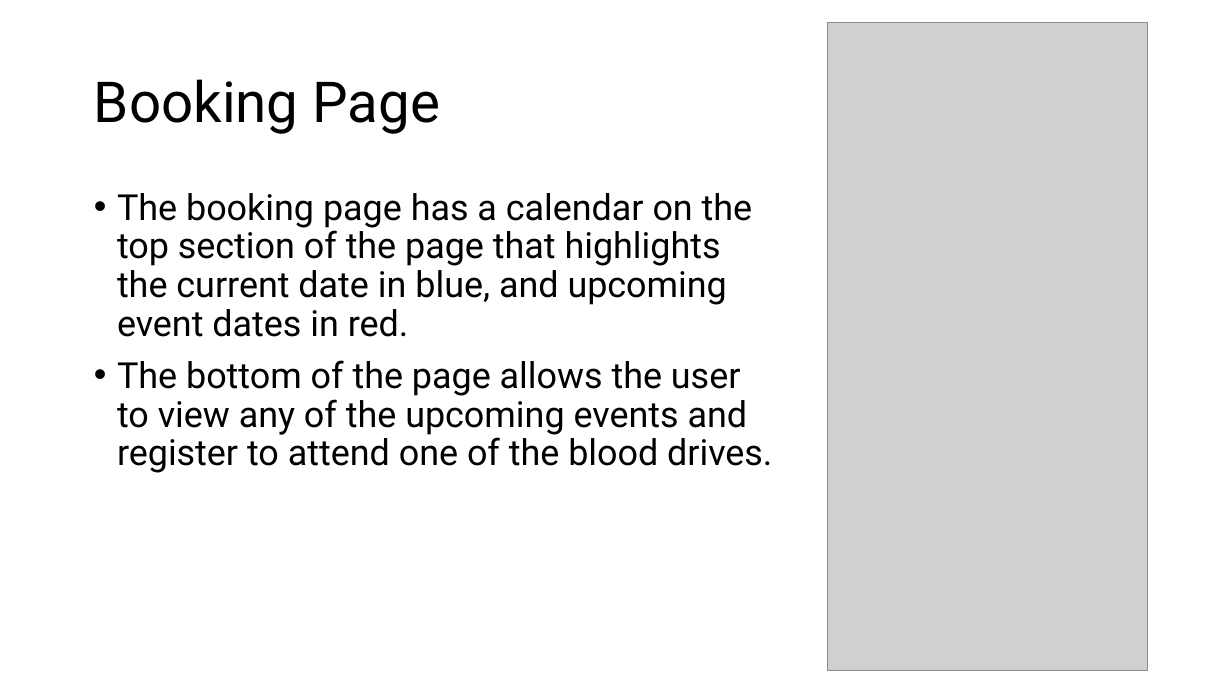
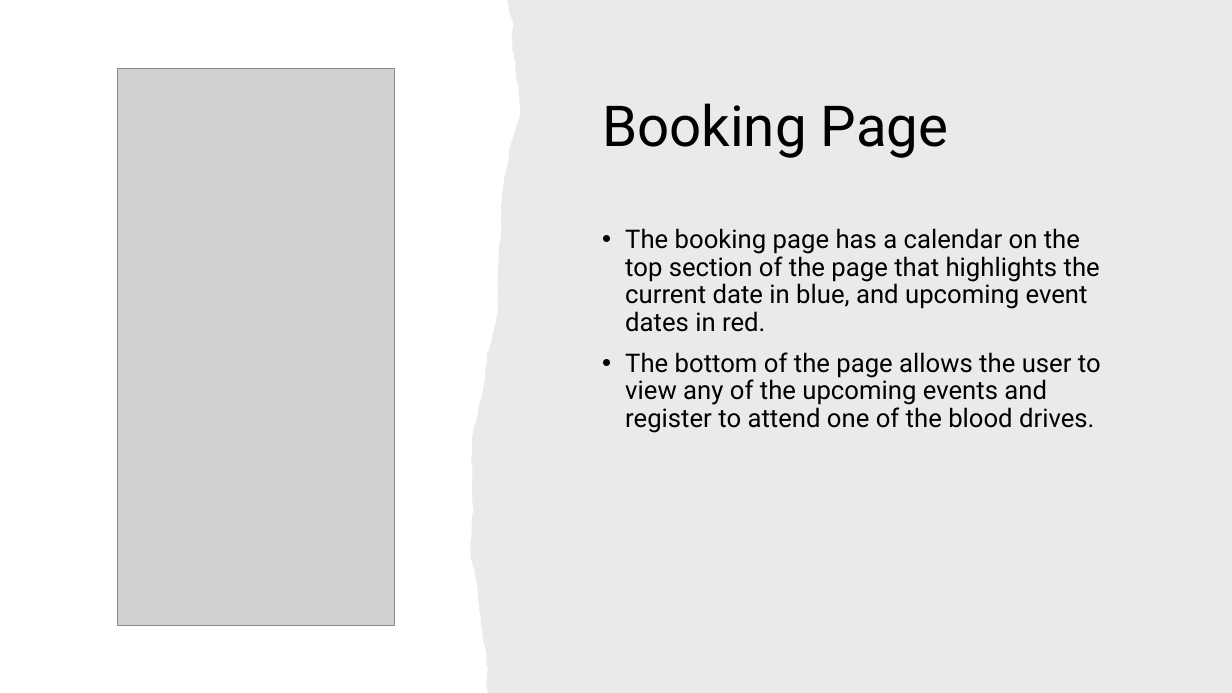
Before and after one commit to gennarofinelli/AppDev2Project, a slide deck: slide 8 of BloodLife Presentation.pptx. Drawn at 1232x693 pixels with LibreOffice and Linux fonts; fonts in the diff are those of the drawing; grey boxes stand for pictures. Boxes give left, top, right and bottom in pixels: in the first picture for what was removed or moved away, otherwise in the second. Text is boxed around its words. In the diff, an @@ line names an element or a change of style, - is before the commit and + after.

```diff
--- a/BloodLife Presentation.pptx
+++ b/BloodLife Presentation.pptx
@@ freeform shape added at [470, 0, 1232, 693], fill #82766A at 15% opacity @@
@@ picture removed at [828, 23, 1148, 670] @@
@@ picture added at [117, 68, 395, 626] @@
@@ title "Booking Page": place and size @@
-title "Booking Page" at [94, 79, 441, 134]
+title "Booking Page" at [602, 103, 949, 158]
@@ text "The booking page has a ...": place and size @@
-text "The booking page has a ..." at [117, 193, 772, 473]
+text "The booking page has a ..." at [625, 228, 1101, 433]
@@ text "The booking page has a ..." at [625, 228, 1101, 433]: size 28 to 20 pt @@
```
Also in this commit, not shown: 11 other slides changed, 1 slide added.
